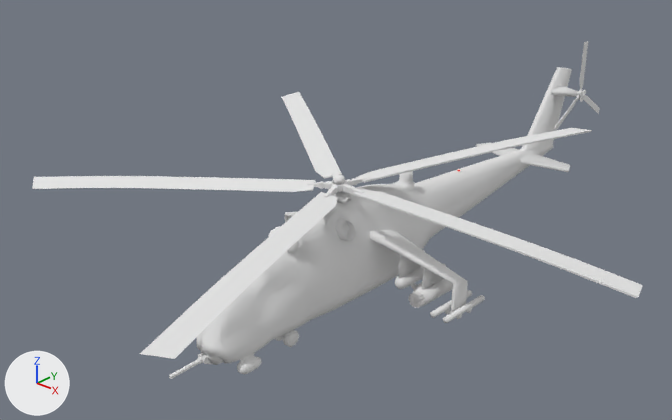
The Blender file Resources/Blender/Vehicles/M24/m24.blend, before and after one commit.
The view is the same before and after, from a camera (50 mm lens) standing at (58.5, -63.4, 50.5) and looking at (-3.0, 2.7, 10.1). Every picture has the same lights, and +X, +Y and +Z are marked at lower left. Both versions are drawn at frame 16 of the action 'Fly'; the numbers are the values there.

Names of what the first picture shows: 'Blades', 'Hull', 'Rudder'.
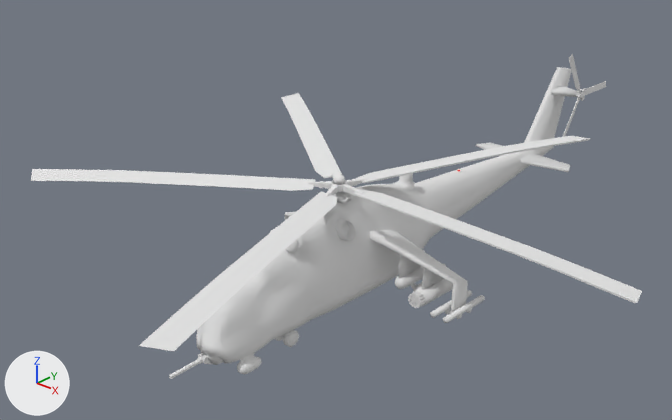
The change, as a list of edits to the scene's bpy script:
```text
Change me_blades:
    used by ob_blades; location = (0.0, 0.06, -0.8)
    remove me_blades.from_pydata(...)  # 416 vertices, 372 faces; spans x -26.8..32.5, y -31.2..30.4, z 13.8..16.4
    add me_blades.from_pydata(...)  # 416 vertices, 382 faces; spans x -26.8..32.5, y -31.2..30.5, z 13.0..15.6
    me_blades part 1: the loose piece of 32 vertices spanning x 2.5..32.5, y -0.9..1.6, z 15.1..15.7 is multiplied about its middle by the matrix ((1.0, 0.0, 0.015), (0.0, 1.0, 0.028), (-0.015, -0.028, 1.0)), then moved by (0.0, 0.0, -1.1)
    me_blades part 2: the loose piece of 32 vertices spanning x 0.0..1.2, y 0.6..2.9, z 15.1..15.7 is moved by (0.0, 0.0, -0.9)
    me_blades part 3: the loose piece of 32 vertices spanning x -0.2..11.1, y 2.0..30.4, z 15.3..16.1 is multiplied about its middle by the matrix ((1.0, 0.0, 0.015), (0.0, 1.0, 0.028), (-0.015, -0.028, 1.0)), then moved by (0.0, 0.0, -1.3)
    me_blades part 4: 1 vertex moved within x 9.2, y -31.2, z 14.3; 62 vertices removed from x -26.8..11.3, y -31.0..-0.9, z 14.0..15.5; 62 vertices added at x -26.8..11.3, y -31.0..-0.9, z 13.9..14.8
Change me_rudder:
    where me_rudder.from_pydata(...)  # 226 vertices, 228 faces; spans x 2.66..3.77, y 35.96..47.78, z 11.37..22.07
    used by ob_rudder; location = (0.0, 0.0, 0.0)
    me_rudder part 5: the whole mesh is turned -90 degrees about the x axis through its middle, then moved by (0.0, 1.38, -1.5)
Change ob_blades:
    ob_blades.location: (0.0, 0.06, -0.8) -> (0.0, 0.0, 0.0)
```

What differs and where, as boxes (x1, y1, x2, y2) in the pictures (672 x 420 px; the box of a moved part takes in the faces that stretch with it):
'Blades', reshaped, moved: before (32, 92, 643, 359); after (31, 93, 642, 351)
'Rudder', mesh turned: before (554, 41, 600, 131); after (562, 54, 606, 137)
part 1 of me_blades, moved or reshaped: before (352, 189, 643, 298); after (352, 190, 642, 303)
part 2 of me_blades, moved or reshaped: before (346, 177, 367, 186); after (345, 178, 367, 187)
part 3 of me_blades, moved or reshaped: before (356, 128, 592, 183); after (355, 136, 591, 183)
part 4 of me_blades, moved or reshaped: before (32, 176, 338, 359); after (31, 169, 338, 351)
